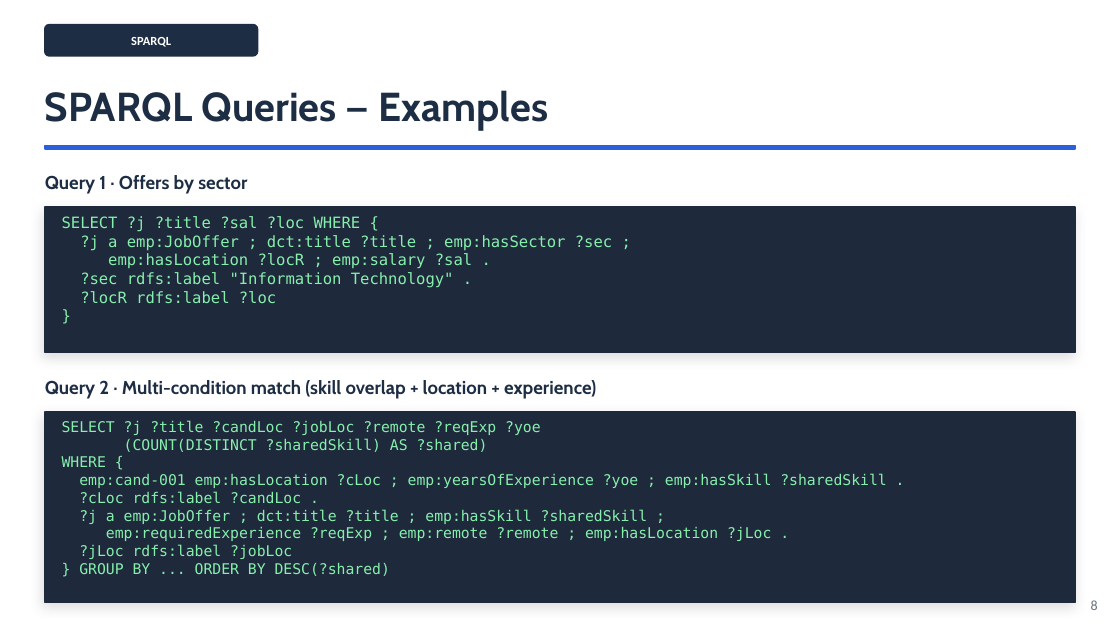
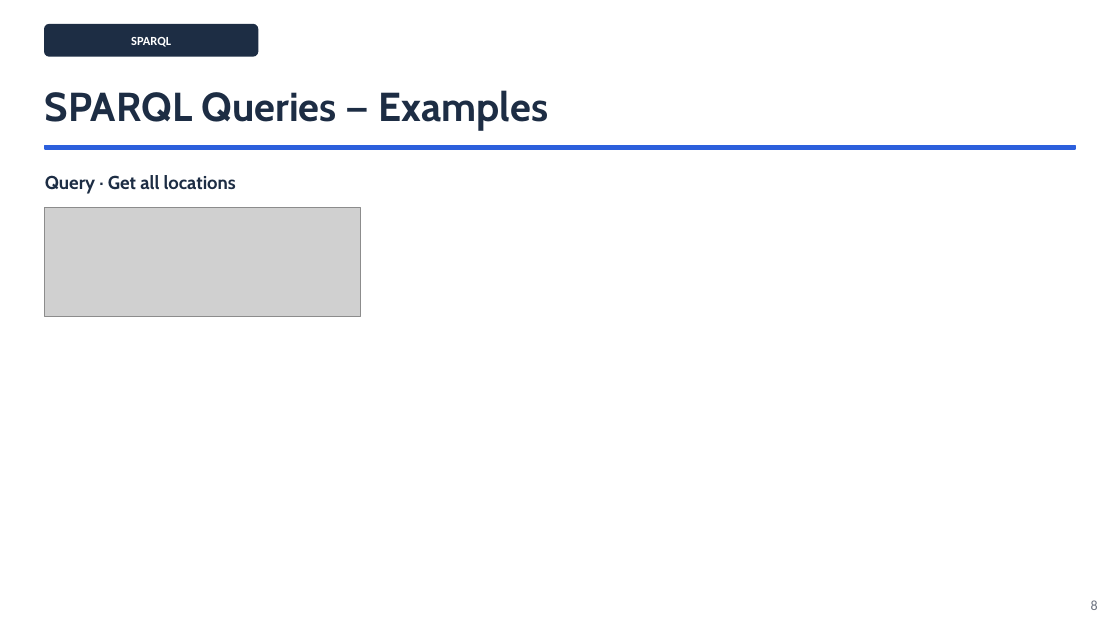
Before and after one commit to ediscota/SOSE-Homework, a slide deck: slide 7 of slides/SoSE-Employment-DaaS-EaaS.pptx. Drawn at 1120x630 pixels with LibreOffice and Linux fonts; fonts in the diff are those of the drawing; grey boxes stand for pictures. Boxes give left, top, right and bottom in pixels: in the first picture for what was removed or moved away, otherwise in the second. Text is boxed around its words. In the diff, an @@ line names an element or a change of style, - is before the commit and + after.

```diff
--- a/slides/SoSE-Employment-DaaS-EaaS.pptx
+++ b/slides/SoSE-Employment-DaaS-EaaS.pptx
@@ text at (45, 175, 236, 194): text changed @@
-Query 1 · Offers by sector
+Query · Get all locations
@@ rectangle removed at (45, 207, 1075, 353) @@
@@ picture added at (45, 207, 361, 317) @@
@@ text removed at (62, 216, 612, 304) @@
-SELECT ?j ?title ?sal ?loc WHERE {
-?j a emp:JobOffer ; dct:title ?title ; emp:hasSector ?sec ;
-emp:hasLocation ?locR ; emp:salary ?sal .
-?sec rdfs:label "Information Technology" .
-?locR rdfs:label ?loc
-}
@@ text removed at (45, 380, 596, 399) @@
-Query 2 · Multi-condition match (skill overlap + location + experience)
@@ rectangle removed at (45, 412, 1075, 603) @@
@@ text removed at (62, 420, 886, 576) @@
-SELECT ?j ?title ?candLoc ?jobLoc ?remote ?reqExp ?yoe
-(COUNT(DISTINCT ?sharedSkill) AS ?shared)
-WHERE {
-emp:cand-001 emp:hasLocation ?cLoc ; emp:yearsOfExperience ?yoe ; emp:hasSkill ?sharedSkill .
-?cLoc rdfs:label ?candLoc .
-?j a emp:JobOffer ; dct:title ?title ; emp:hasSkill ?sharedSkill ;
-emp:requiredExperience ?reqExp ; emp:remote ?remote ; emp:hasLocation ?jLoc .
-?jLoc rdfs:label ?jobLoc
-} GROUP BY ... ORDER BY DESC(?shared)
```
